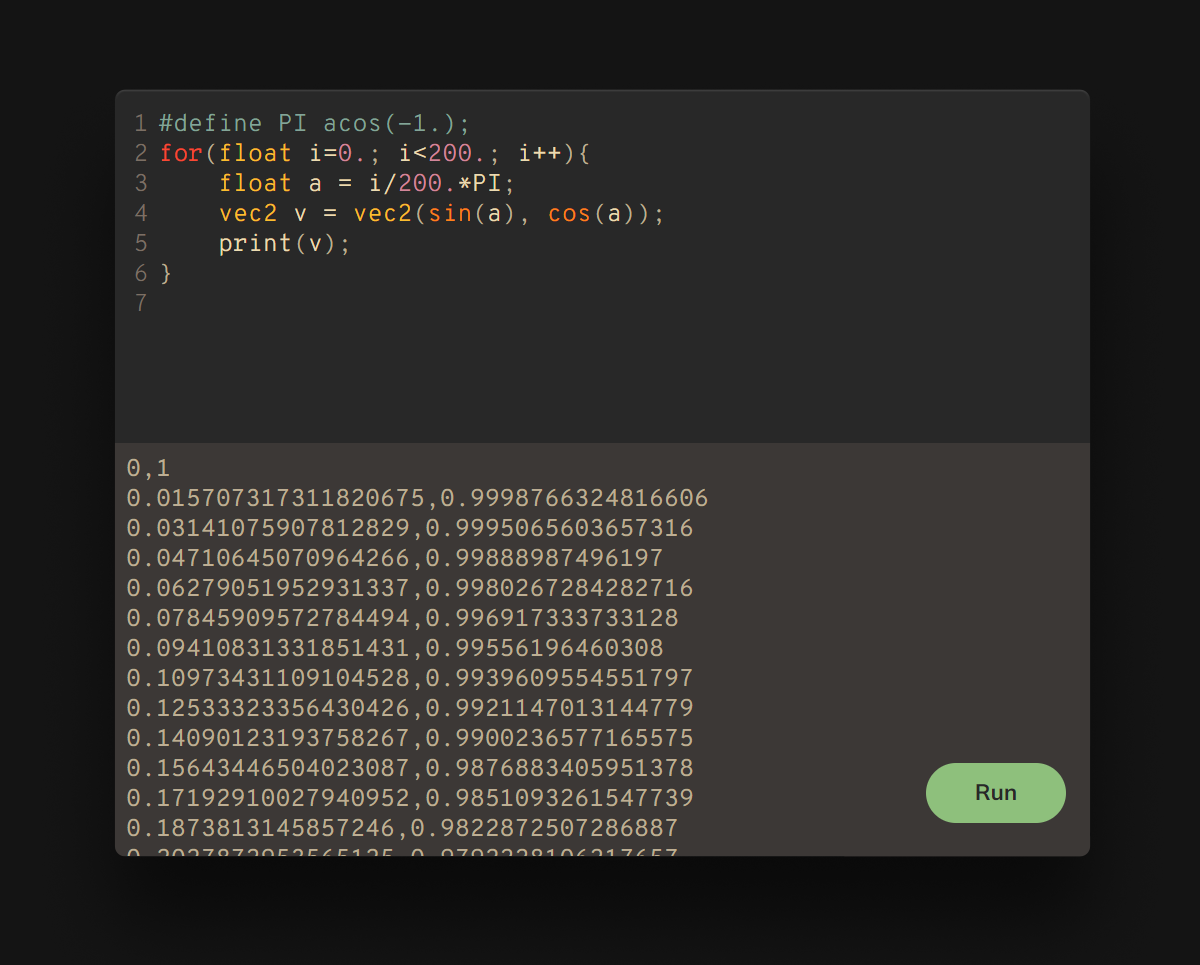
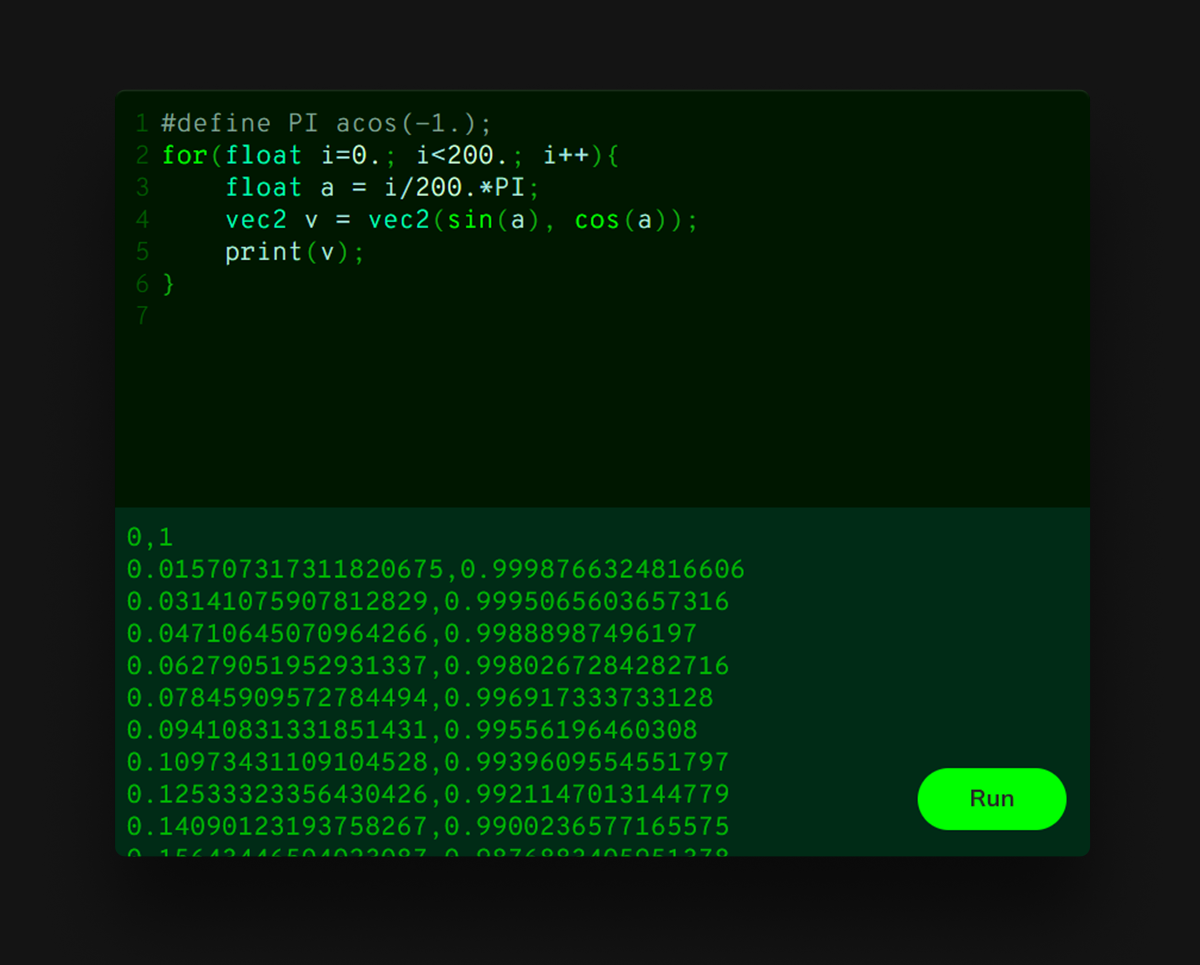
Comparing the layer stacks of the two 1200×965 images. Changes:
added layer "レイヤー 9" in group "グループ 1" over box(864, 710, 1090, 846)
painted on "べた塗り 2" over box(114, 89, 1091, 857)
added layer "レイヤー 8" in group "グループ 1" over box(115, 104, 1091, 857)
hid "レイヤー 6 のコピー 2" over box(114, 343, 1091, 857)
hid "レイヤー 6" over box(114, 103, 1071, 824)
hid "レイヤー 6 のコピー" over box(130, 103, 1090, 824)
hid "レイヤー 4" over box(115, 107, 1091, 376)
hid "レイヤー 5" over box(840, 750, 1091, 857)
hid "レイヤー 3" over box(114, 89, 1091, 857)
hid "レイヤー 1" over box(114, 89, 1091, 775)
